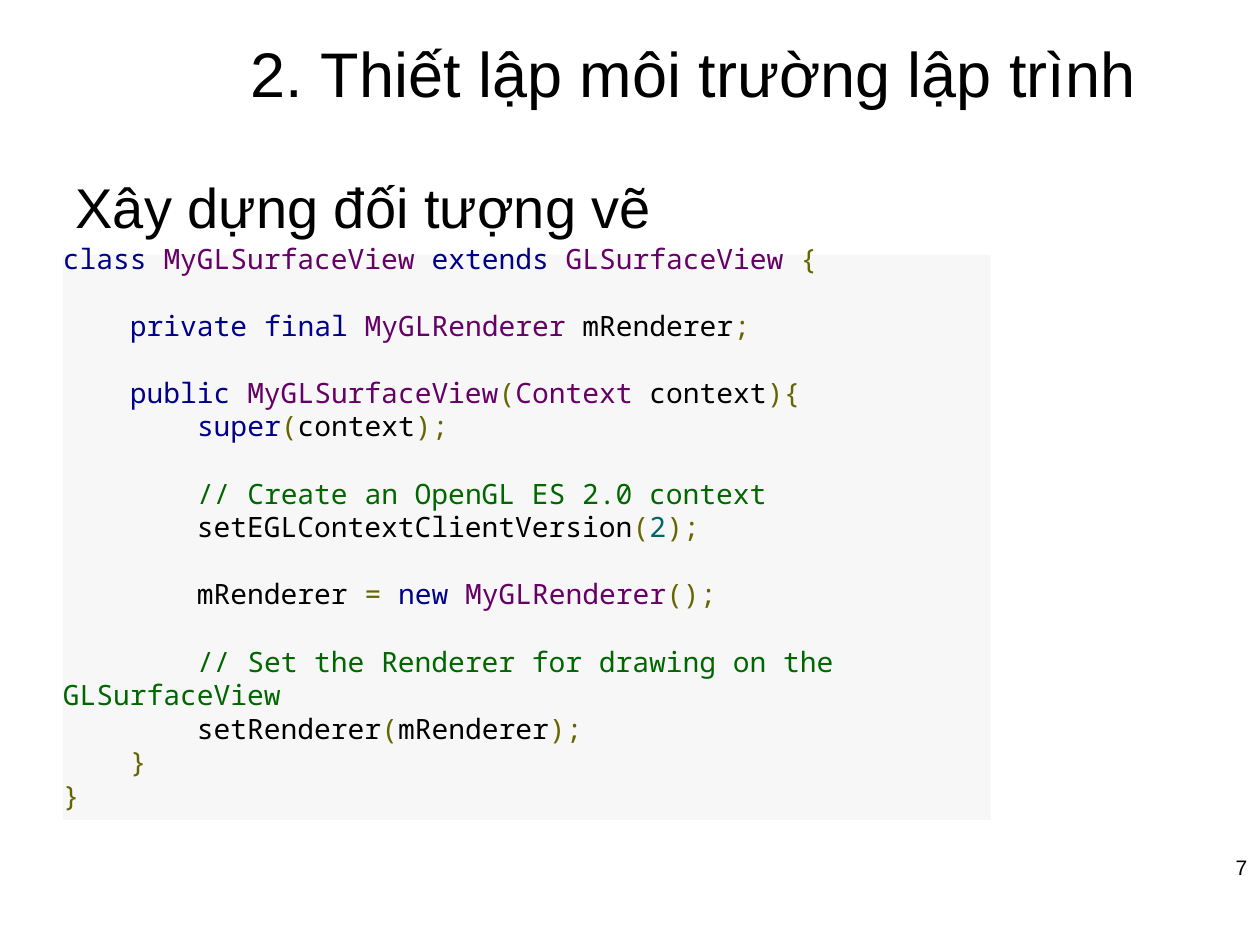
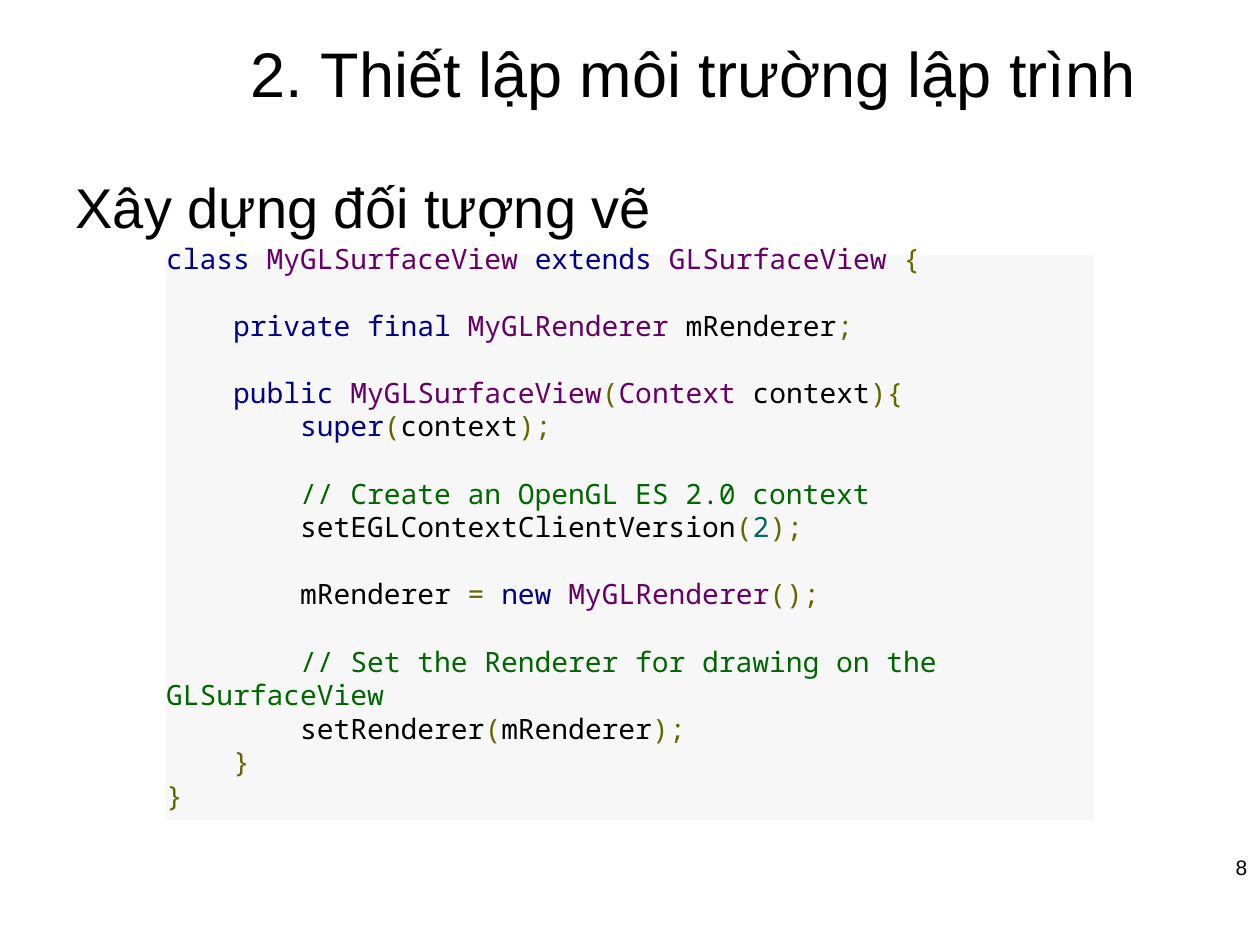
Before and after one commit to CTT535/Mobile_Project_1, a slide deck: slide 8 of Document/SeminarOpenGL.pptx (slide 7 before the commit). Drawn at 1260x945 pixels with LibreOffice and Linux fonts; fonts in the diff are those of the drawing; background and template pictures are left out. Boxes give left, top, right and bottom in pixels: in the first picture for what was removed or moved away, otherwise in the second. Text is boxed around its words. In the diff, an @@ line names an element or a change of style, - is before the commit and + after.

```diff
--- a/Document/SeminarOpenGL.pptx
+++ b/Document/SeminarOpenGL.pptx
@@ rectangle "class MyGLSurfaceView extends GLSurfaceView { ...": place and size @@
-rectangle "class MyGLSurfaceView extends GLSurfaceView { ..." at [63,255,990,819]
+rectangle "class MyGLSurfaceView extends GLSurfaceView { ..." at [166,255,1094,819]
@@ page number at [1236,860,1248,876]: text changed @@
-7
+8
```
Also in this commit, not shown: 10 other slides changed, 6 slides added, 5 other files.
